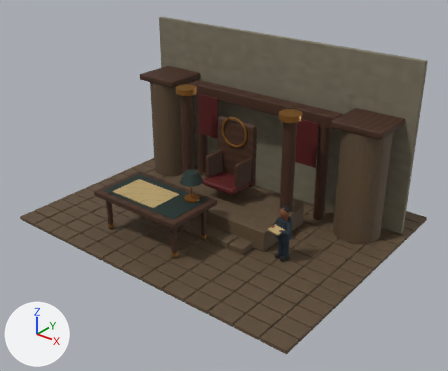
The glTF model apps/web/public/history/kingdom-court/room.glb: old version first, new version second.
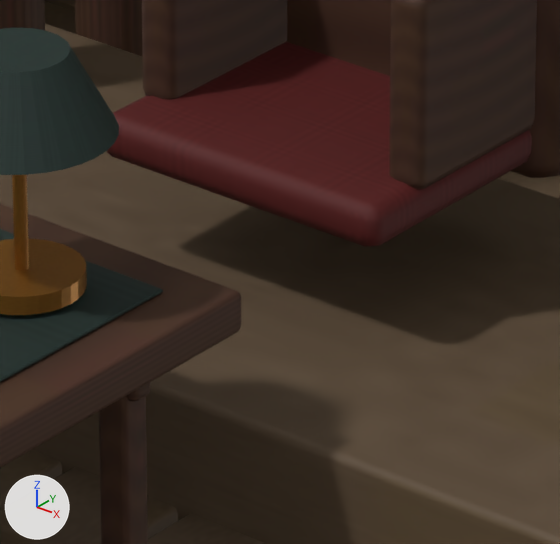
The first picture shows the older version from a camera (50 mm lens) standing at (11.1, -11.79, 9.71) and looking at (0.39, 1.6, 1.41). The close-ups show the older and then the newer version on the part from 42% to 57% of the width and 45% to 62% of the height of that picture. Only the edits that show in the close-ups are written down. Arrows for +X, +Y and +Z are at lower left; the lights stay in place. Where no turn or scale is listed for an object, it has been applied to the vertices. Vertices at exactly the same position are counted once.

Objects in the first close-up: 'Ceremonial column', 'Ceremonial seat cushion', 'Column capital', 'Courtyard paving', 'Leather writing insert'.
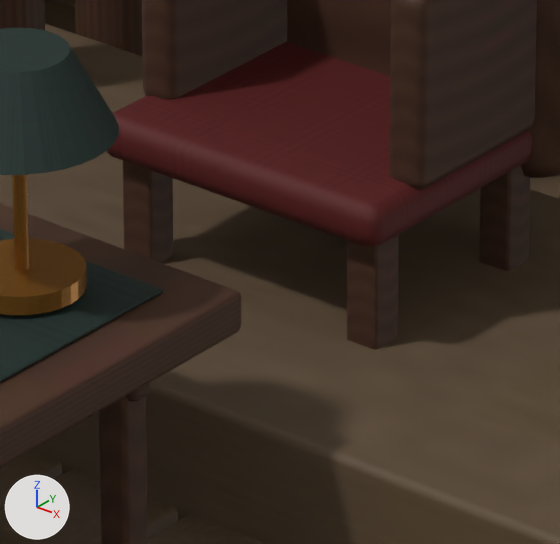
Edits to the bpy script that builds the scene:
```text
Change me_cylinder:
    used by ob_ceremonial_column; location = (-2.0, 2.65, 2.1)
    remove me_cylinder.from_pydata(...)  # 952 vertices, 1836 faces; spans x -2.65..6.65, y -3.7..1.95, z -2.1..1.6
    add me_cylinder.from_pydata(...)  # 1176 vertices, 2268 faces; spans x -2.65..6.65, y -3.7..1.95, z -2.1..1.6
    me_cylinder part 1: the loose piece of 56 vertices spanning x 2.38..2.52, y -2.17..-2.04, z -2.1..-0.9 is copied, and the copy is scaled about its middle by (1.19, 1.19, 0.498), then moved by (-0.98, 1.3, 0.28); it spans x 1.4..1.54, y -0.87..-0.73, z -1.52..-0.92
    me_cylinder part 2: the loose piece of 56 vertices spanning x 2.38..2.52, y -2.17..-2.04, z -2.1..-0.9 is copied, and the copy is scaled about its middle by (1.19, 1.19, 0.498), then moved by (0.08, 1.3, 0.28); it spans x 2.46..2.6, y -0.87..-0.73, z -1.52..-0.92
    me_cylinder part 3: the loose piece of 56 vertices spanning x 2.38..2.52, y -2.17..-2.04, z -2.1..-0.9 is copied, and the copy is scaled about its middle by (1.19, 1.19, 0.498), then moved by (0.08, 2.1, 0.28); it spans x 2.46..2.6, y -0.07..0.07, z -1.52..-0.92
    other edits to the shape of me_cylinder do not show in these pictures
```

Where the change shows, as pixel boxes [x1, y1, x2, y2] in the close-ups (560 x 544 px):
part 1 of me_cylinder, added (brown): after [123, 161, 174, 262]
part 2 of me_cylinder, added (brown): after [347, 235, 399, 350]
part 3 of me_cylinder, added: after [479, 165, 530, 271]
